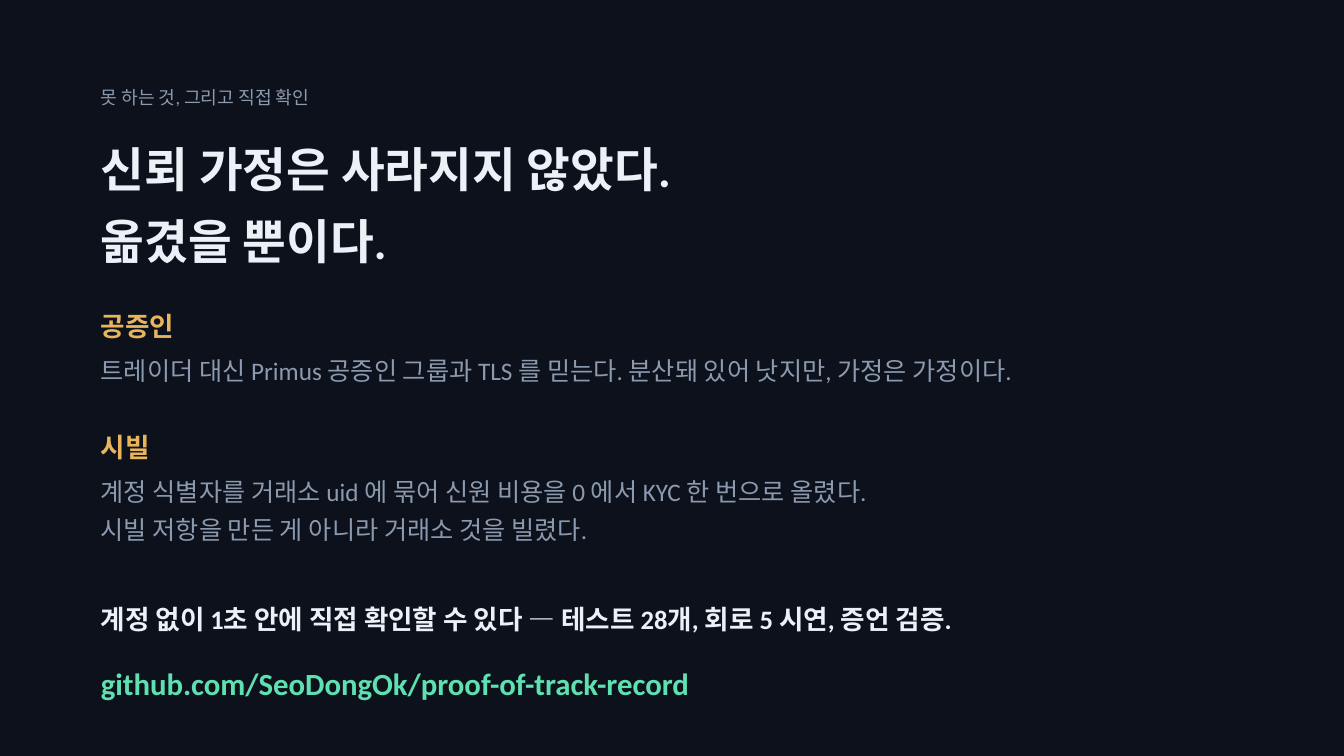
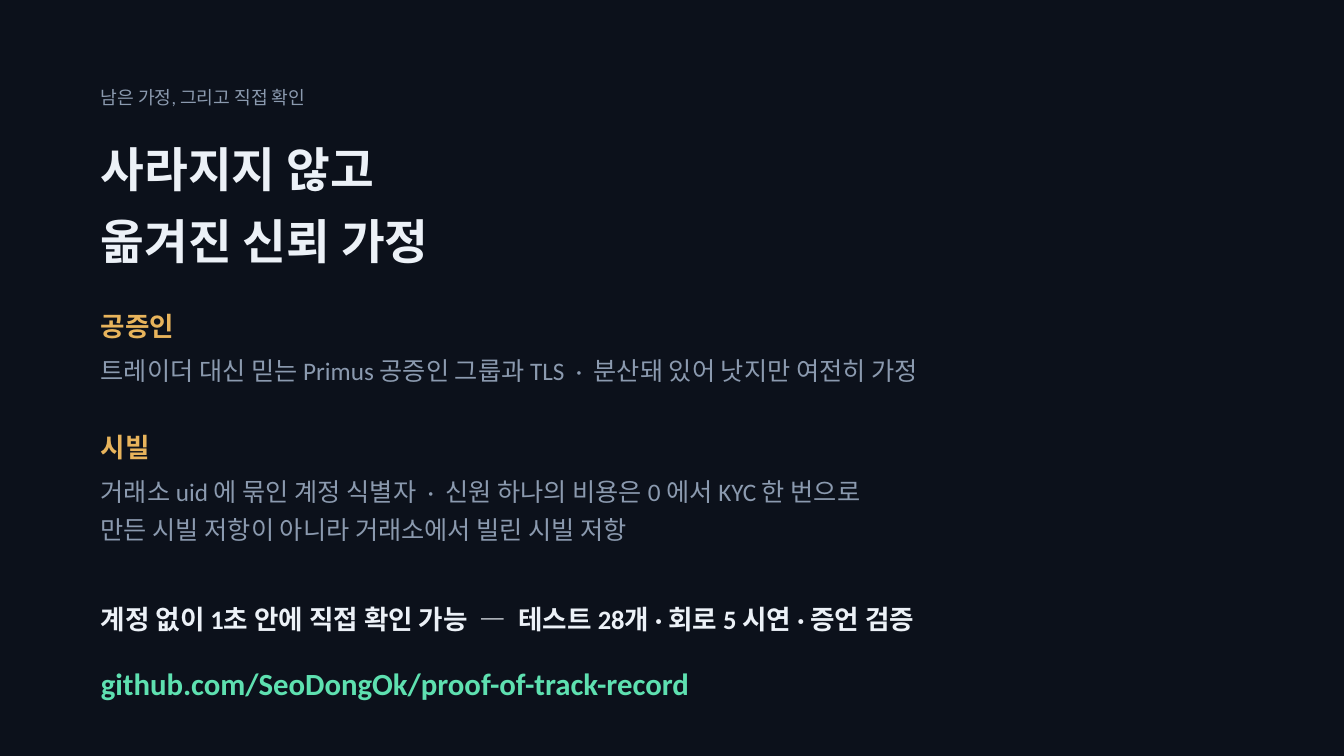
Before and after one commit to SeoDongOk/proof-of-track-record, a slide deck: slide 12 of deck/proof-of-track-record-talk.pptx (slide 11 before the commit). Drawn at 1344x756 pixels with LibreOffice and Linux fonts; fonts in the diff are those of the drawing. Boxes give left, top, right and bottom in pixels: in the first picture for what was removed or moved away, otherwise in the second. Text is boxed around its words. In the diff, an @@ line names an element or a change of style, - is before the commit and + after.

```diff
--- a/deck/proof-of-track-record-talk.pptx
+++ b/deck/proof-of-track-record-talk.pptx
@@ text at <box>101,89,305,106</box>: text changed @@
-못 하는 것, 그리고 직접 확인
+남은 가정, 그리고 직접 확인
@@ text at <box>101,147,429,264</box>: text changed @@
-신뢰 가정은 사라지지 않았다.
-옮겼을 뿐이다.
+사라지지 않고
+옮겨진 신뢰 가정
@@ text at <box>101,359,917,382</box>: text changed @@
-트레이더 대신 Primus 공증인 그룹과 TLS 를 믿는다. 분산돼 있어 낫지만, 가정은 가정이다.
+트레이더 대신 믿는 Primus 공증인 그룹과 TLS · 분산돼 있어 낫지만 여전히 가정
@@ text at <box>101,480,861,541</box>: text changed @@
-계정 식별자를 거래소 uid 에 묶어 신원 비용을 0 에서 KYC 한 번으로 올렸다.
-시빌 저항을 만든 게 아니라 거래소 것을 빌렸다.
+거래소 uid 에 묶인 계정 식별자 · 신원 하나의 비용은 0 에서 KYC 한 번으로
+만든 시빌 저항이 아니라 거래소에서 빌린 시빌 저항
@@ text at <box>101,606,914,632</box>: text changed @@
-계정 없이 1초 안에 직접 확인할 수 있다 — 테스트 28개, 회로 5 시연, 증언 검증.
+계정 없이 1초 안에 직접 확인 가능 — 테스트 28개 · 회로 5 시연 · 증언 검증
```
Also in this commit, not shown: 10 other slides changed, 1 slide added, 11 other files.
